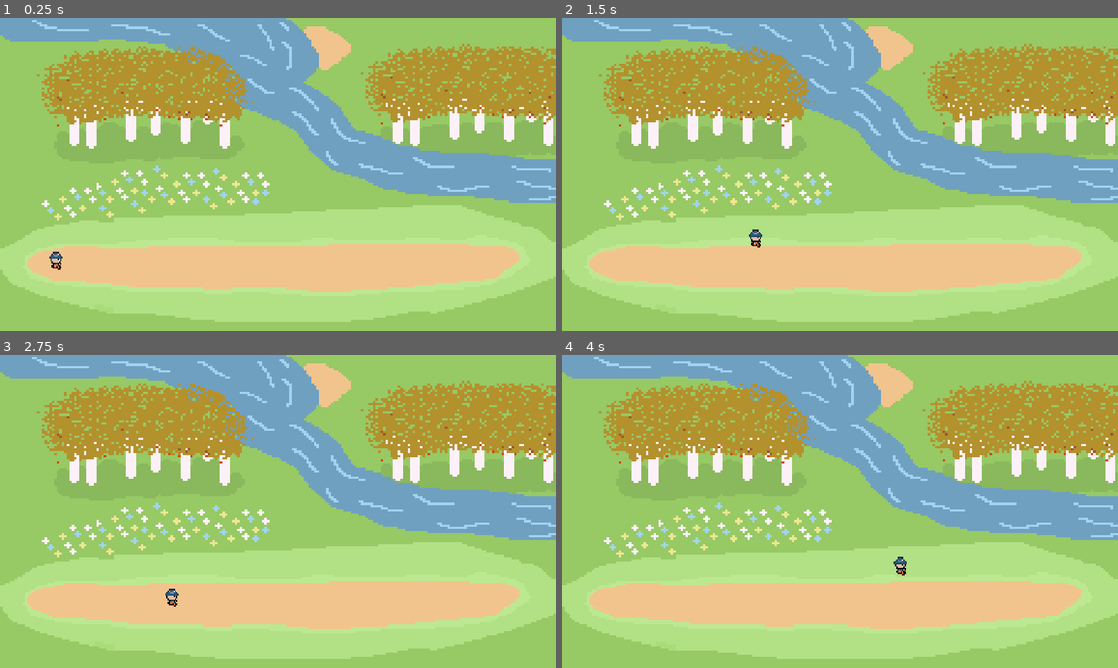
Above: before the commit, frames 1-4 (two rows, left to right).
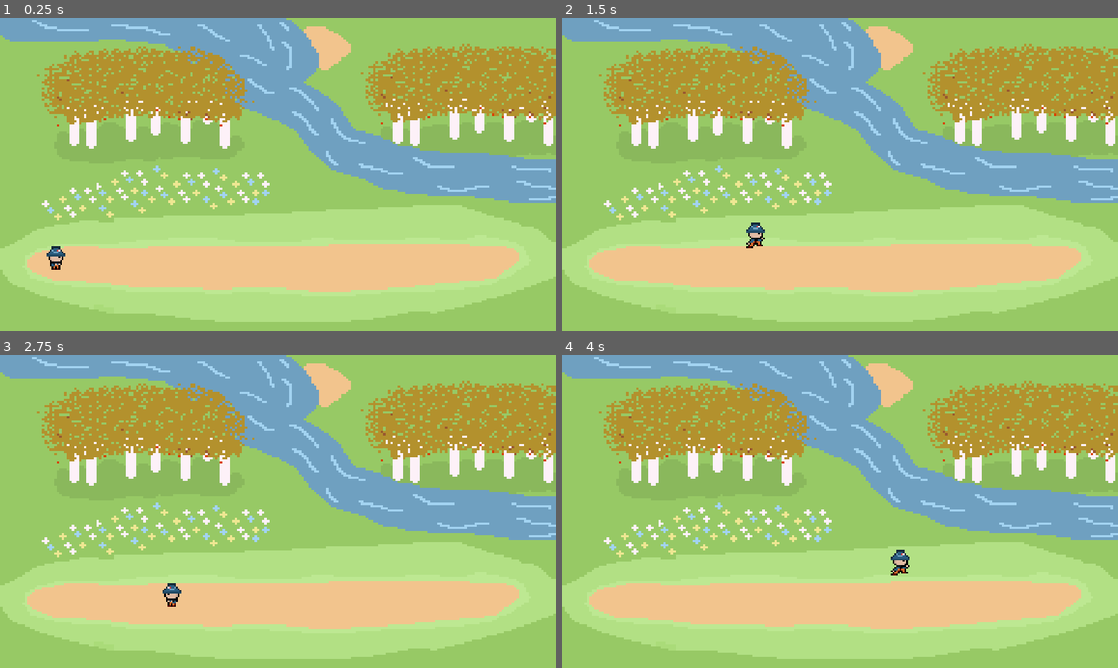
Above: after the commit, the same moments.

Repository: peterfgeorge/FishermanFred
Game: Godot game, scene res://scenes/BattleScene.tscn
Same seed, same stepped clock (60 frames per second), same inputs: the game is played once before the commit and once after it.
Inputs:
- Up to frame 1 (0.25 s): no input
- Up to frame 2 (1.5 s): tap Enter (ui_accept) at 0.5, 0.6, 0.77, 1.07, 1.35 s; hold Right (ui_right) from 0.53 s (still down)
- Up to frame 3 (2.75 s): tap Enter (ui_accept) at 1.52, 1.82, 2.1 s; release Right (ui_right) at 2.03 s; hold Left (ui_left) from 2.03 s (still down)
- Up to frame 4 (4 s): release Left (ui_left) at 2.78 s; hold Right (ui_right) from 2.78 s (still down); tap Enter (ui_accept) at 2.85, 3.02, 3.32, 3.6, 3.77 s

The runs differ from the first frame. In frame 1, 0.1% of the frame differs, in the area x 8-12%, y 72-81%; in frame 2, 0.2%, in the area x 33-37%, y 65-74%; in frame 3, 0.1%; in frame 4, 0.2%.

Commit message:
Adds in basic player movement: Idle, run, and jump

Diff:
--- a/player/Player.gd
+++ b/player/Player.gd
@@ -7,6 +7,7 @@
 # Get the gravity from the project settings to be synced with RigidBody nodes.
 var gravity = ProjectSettings.get_setting("physics/2d/default_gravity")
 
+@onready var anim = get_node("AnimationPlayer")
 
 func _physics_process(delta):
 	# Add the gravity.
@@ -16,13 +17,24 @@
 	# Handle jump.
 	if Input.is_action_just_pressed("ui_accept") and is_on_floor():
 		velocity.y = JUMP_VELOCITY
+		anim.play("Jump")
 
 	# Get the input direction and handle the movement/deceleration.
 	# As good practice, you should replace UI actions with custom gameplay actions.
 	var direction = Input.get_axis("ui_left", "ui_right")
+	if direction == -1:
+		get_node("AnimatedSprite2D").flip_h = true
+	elif direction == 1:
+		get_node("AnimatedSprite2D").flip_h = false
+
 	if direction:
 		velocity.x = direction * SPEED
+		if velocity.y == 0:
+			anim.play("Run")
 	else:
 		velocity.x = move_toward(velocity.x, 0, SPEED)
-
+		if velocity.y == 0:
+			anim.play("Idle")
+	if velocity.y > 0:
+		anim.play("Fall")
 	move_and_slide()
--- a/player/Player.tscn
+++ b/player/Player.tscn
@@ -1,36 +1,49 @@
-[gd_scene load_steps=10 format=3 uid="uid://ddypug6kvsg67"]
+[gd_scene load_steps=20 format=3 uid="uid://ddypug6kvsg67"]
 
 [ext_resource type="Texture2D" uid="uid://cyod0kw3kje8d" path="res://assets/sprites/player/idle/PlayerIdle1.png" id="1_7oew3"]
 [ext_resource type="Script" path="res://player/Player.gd" id="1_xkux6"]
 [ext_resource type="Texture2D" uid="uid://bhbv7241paegi" path="res://assets/sprites/player/run/PlayerRunning2.png" id="2_xar57"]
+[ext_resource type="Texture2D" uid="uid://b67ne2160uyff" path="res://assets/sprites/player/jumping/PlayerJumping1.png" id="3_n0uym"]
 
 [sub_resource type="RectangleShape2D" id="RectangleShape2D_bx27u"]
 size = Vector2(10, 13)
 
-[sub_resource type="AtlasTexture" id="AtlasTexture_jiqvs"]
+[sub_resource type="AtlasTexture" id="AtlasTexture_x3jrm"]
 atlas = ExtResource("1_7oew3")
 region = Rect2(5, 1, 11, 15)
 
-[sub_resource type="AtlasTexture" id="AtlasTexture_x7ifc"]
+[sub_resource type="AtlasTexture" id="AtlasTexture_gft5v"]
 atlas = ExtResource("1_7oew3")
 region = Rect2(21, 1, 11, 15)
 
-[sub_resource type="AtlasTexture" id="AtlasTexture_rc7h3"]
+[sub_resource type="AtlasTexture" id="AtlasTexture_easys"]
+atlas = ExtResource("3_n0uym")
+region = Rect2(4, 1, 11, 15)
+
+[sub_resource type="AtlasTexture" id="AtlasTexture_mjvto"]
+atlas = ExtResource("3_n0uym")
+region = Rect2(21, 1, 11, 15)
+
+[sub_resource type="AtlasTexture" id="AtlasTexture_s8ev2"]
+atlas = ExtResource("3_n0uym")
+region = Rect2(36, 1, 11, 15)
+
+[sub_resource type="AtlasTexture" id="AtlasTexture_cuuds"]
 atlas = ExtResource("2_xar57")
 region = Rect2(5, 1, 11, 15)
 
-[sub_resource type="AtlasTexture" id="AtlasTexture_t3s56"]
+[sub_resource type="AtlasTexture" id="AtlasTexture_rp8gj"]
 atlas = ExtResource("2_xar57")
 region = Rect2(21, 1, 11, 15)
 
-[sub_resource type="SpriteFrames" id="SpriteFrames_yoov4"]
+[sub_resource type="SpriteFrames" id="SpriteFrames_j8nin"]
 animations = [{
 "frames": [{
 "duration": 1.0,
-"texture": SubResource("AtlasTexture_jiqvs")
-}, {
-"duration": 1.0,
-"texture": SubResource("AtlasTexture_x7ifc")
+"texture": SubResource("AtlasTexture_x3jrm")
+}, {
+"duration": 1.0,
+"texture": SubResource("AtlasTexture_gft5v")
 }],
 "loop": true,
 "name": &"Idle",
@@ -38,16 +51,181 @@
 }, {
 "frames": [{
 "duration": 1.0,
-"texture": SubResource("AtlasTexture_rc7h3")
-}, {
-"duration": 1.0,
-"texture": SubResource("AtlasTexture_t3s56")
+"texture": SubResource("AtlasTexture_easys")
+}, {
+"duration": 1.0,
+"texture": SubResource("AtlasTexture_mjvto")
+}, {
+"duration": 1.0,
+"texture": SubResource("AtlasTexture_s8ev2")
+}],
+"loop": true,
+"name": &"Jump",
+"speed": 5.0
+}, {
+"frames": [{
+"duration": 1.0,
+"texture": SubResource("AtlasTexture_cuuds")
+}, {
+"duration": 1.0,
+"texture": SubResource("AtlasTexture_rp8gj")
 }],
 "loop": true,
 "name": &"Run",
 "speed": 5.0
 }]
 
+[sub_resource type="Animation" id="Animation_pah6l"]
+resource_name = "Idle"
+length = 1.4
+loop_mode = 1
+tracks/0/type = "value"
+tracks/0/imported = false
+tracks/0/enabled = true
+tracks/0/path = NodePath("AnimatedSprite2D:animation")
+tracks/0/interp = 1
+tracks/0/loop_wrap = true
+tracks/0/keys = {
+"times": PackedFloat32Array(0),
+"transitions": PackedFloat32Array(1),
+"update": 1,
+"values": [&"Idle"]
+}
+tracks/1/type = "value"
+tracks/1/imported = false
+tracks/1/enabled = true
+tracks/1/path = NodePath("AnimatedSprite2D:frame")
+tracks/1/interp = 1
+tracks/1/loop_wrap = true
+tracks/1/keys = {
+"times": PackedFloat32Array(0, 0.7),
+"transitions": PackedFloat32Array(1, 1),
+"update": 1,
+"values": [0, 1]
+}
+
+[sub_resource type="Animation" id="Animation_tachw"]
+resource_name = "Jump"
+length = 0.1
+tracks/0/type = "value"
+tracks/0/imported = false
+tracks/0/enabled = true
+tracks/0/path = NodePath("AnimatedSprite2D:animation")
+tracks/0/interp = 1
+tracks/0/loop_wrap = true
+tracks/0/keys = {
+"times": PackedFloat32Array(0),
+"transitions": PackedFloat32Array(1),
+"update": 1,
+"values": [&"Jump"]
+}
+tracks/1/type = "value"
+tracks/1/imported = false
+tracks/1/enabled = true
+tracks/1/path = NodePath("AnimatedSprite2D:frame")
+tracks/1/interp = 1
+tracks/1/loop_wrap = true
+tracks/1/keys = {
+"times": PackedFloat32Array(0, 0.1),
+"transitions": PackedFloat32Array(1, 1),
+"update": 1,
+"values": [0, 1]
+}
+
+[sub_resource type="Animation" id="Animation_moavl"]
+length = 0.001
+tracks/0/type = "value"
+tracks/0/imported = false
+tracks/0/enabled = true
+tracks/0/path = NodePath("AnimatedSprite2D:frame")
+tracks/0/interp = 1
+tracks/0/loop_wrap = true
+tracks/0/keys = {
+"times": PackedFloat32Array(0),
+"transitions": PackedFloat32Array(1),
+"update": 1,
+"values": [1]
+}
+tracks/1/type = "value"
+tracks/1/imported = false
+tracks/1/enabled = true
+tracks/1/path = NodePath("AnimatedSprite2D:animation")
+tracks/1/interp = 1
+tracks/1/loop_wrap = true
+tracks/1/keys = {
+"times": PackedFloat32Array(0),
+"transitions": PackedFloat32Array(1),
+"update": 1,
+"values": [&"Idle"]
+}
+
+[sub_resource type="Animation" id="Animation_6xxnb"]
+resource_name = "Run"
+length = 0.3
+loop_mode = 1
+step = 0.05
+tracks/0/type = "value"
+tracks/0/imported = false
+tracks/0/enabled = true
+tracks/0/path = NodePath("AnimatedSprite2D:animation")
+tracks/0/interp = 1
+tracks/0/loop_wrap = true
+tracks/0/keys = {
+"times": PackedFloat32Array(0),
+"transitions": PackedFloat32Array(1),
+"update": 1,
+"values": [&"Run"]
+}
+tracks/1/type = "value"
+tracks/1/imported = false
+tracks/1/enabled = true
+tracks/1/path = NodePath("AnimatedSprite2D:frame")
+tracks/1/interp = 1
+tracks/1/loop_wrap = true
+tracks/1/keys = {
+"times": PackedFloat32Array(0, 0.15),
+"transitions": PackedFloat32Array(1, 1),
+"update": 1,
+"values": [0, 1]
+}
+
+[sub_resource type="Animation" id="Animation_ueuum"]
+resource_name = "Fall"
+length = 0.1
+tracks/0/type = "value"
+tracks/0/imported = false
+tracks/0/enabled = true
+tracks/0/path = NodePath("AnimatedSprite2D:animation")
+tracks/0/interp = 1
+tracks/0/loop_wrap = true
+tracks/0/keys = {
+"times": PackedFloat32Array(),
+"transitions": PackedFloat32Array(),
+"update": 1,
+"values": []
+}
+tracks/1/type = "value"
+tracks/1/imported = false
+tracks/1/enabled = true
+tracks/1/path = NodePath("AnimatedSprite2D:frame")
+tracks/1/interp = 1
+tracks/1/loop_wrap = true
+tracks/1/keys = {
+"times": PackedFloat32Array(0, 0.1),
+"transitions": PackedFloat32Array(1, 1),
+"update": 1,
+"values": [2, 2]
+}
+
+[sub_resource type="AnimationLibrary" id="AnimationLibrary_4ilbc"]
+_data = {
+"Fall": SubResource("Animation_ueuum"),
+"Idle": SubResource("Animation_pah6l"),
+"Jump": SubResource("Animation_tachw"),
+"RESET": SubResource("Animation_moavl"),
+"Run": SubResource("Animation_6xxnb")
+}
+
 [node name="Player" type="CharacterBody2D"]
 texture_filter = 1
 script = ExtResource("1_xkux6")
@@ -57,5 +235,11 @@
 shape = SubResource("RectangleShape2D_bx27u")
 
 [node name="AnimatedSprite2D" type="AnimatedSprite2D" parent="."]
-sprite_frames = SubResource("SpriteFrames_yoov4")
-animation = &"Run"
+sprite_frames = SubResource("SpriteFrames_j8nin")
+animation = &"Idle"
+
+[node name="AnimationPlayer" type="AnimationPlayer" parent="."]
+libraries = {
+"": SubResource("AnimationLibrary_4ilbc")
+}
+autoplay = "Idle"
--- a/scenes/BattleScene.tscn
+++ b/scenes/BattleScene.tscn
@@ -33,4 +33,4 @@
 
 [node name="Player" parent="." instance=ExtResource("2_2ck58")]
 position = Vector2(116, 491)
-scale = Vector2(2.5, 2.5)
+scale = Vector2(3.5, 3.5)
